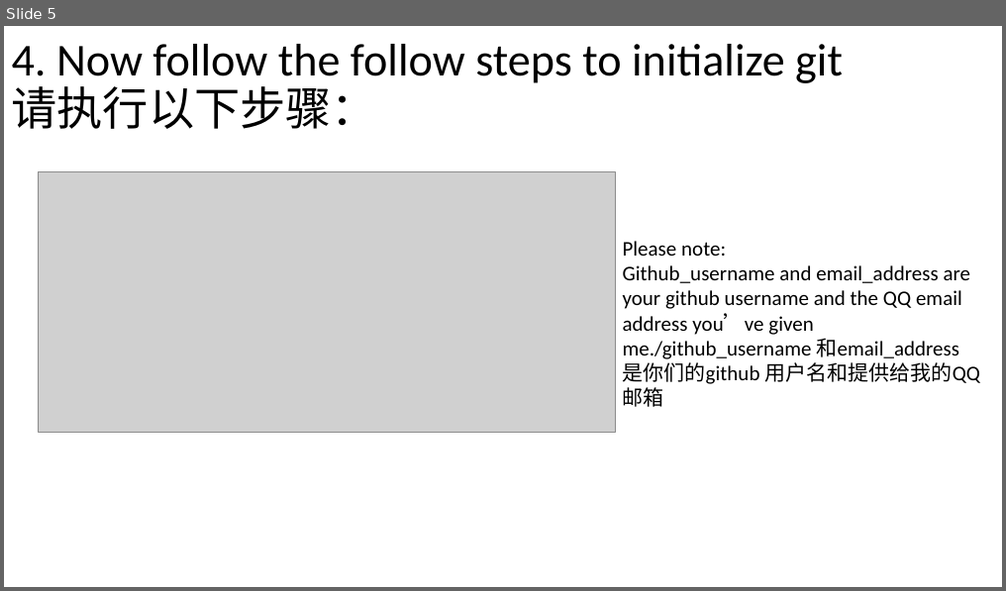
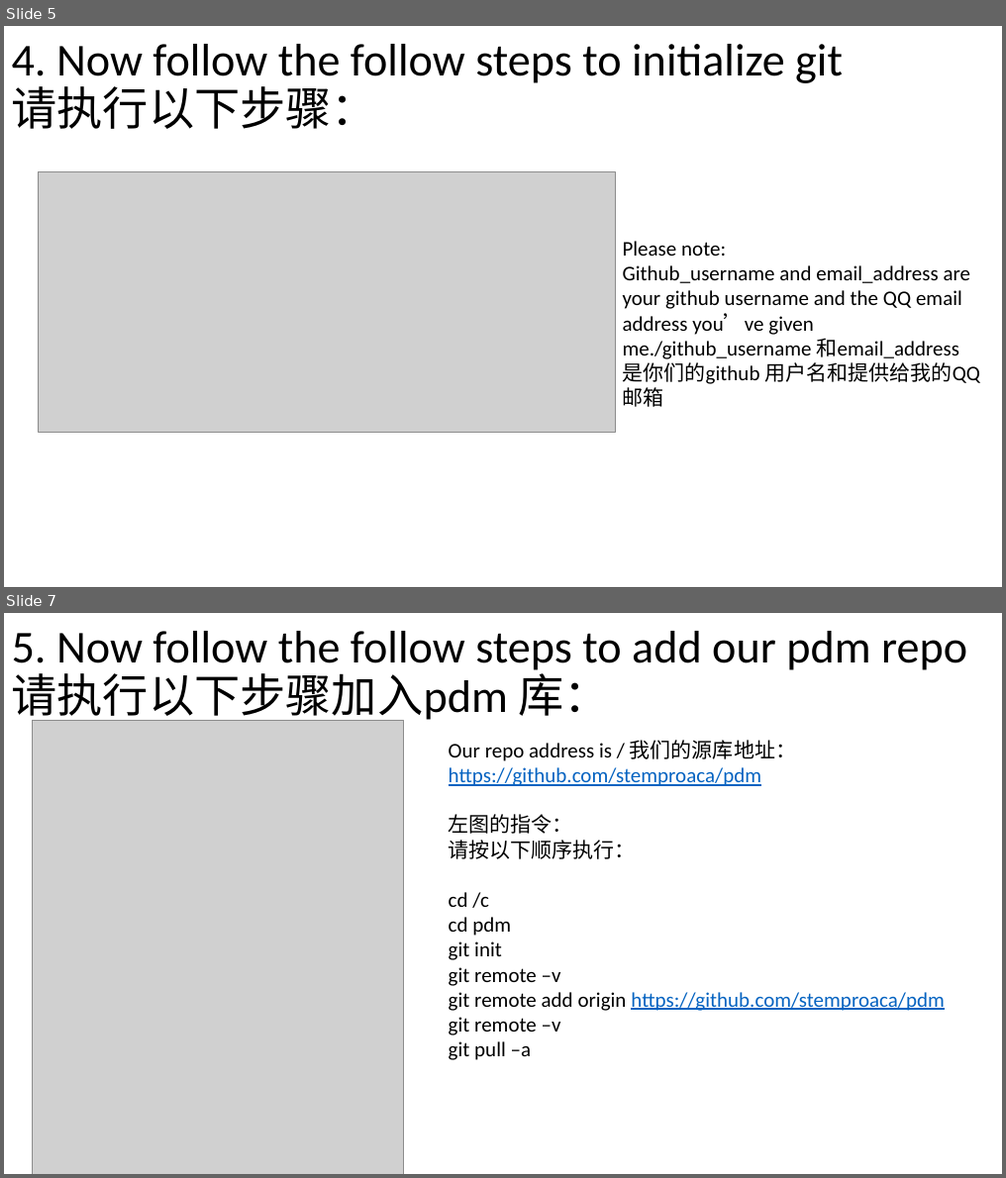
Before and after one commit to stemproaca/pdm, a slide deck: git_setup.pptx. Shown one above the other, each under a label of ours: slide 5 before the commit, slides 5 and 7 after it; the slides between them are not shown. The pictures are 1006x591 and 1006x1178 pixels, drawn with LibreOffice and Linux fonts; fonts in the diff are those of the drawing; grey boxes stand for pictures. Boxes give left, top, right and bottom in pixels: in the first picture for what was removed or moved away, otherwise in the second. Text is boxed around its words. In the diff, an @@ line names an element or a change of style, - is before the commit and + after.

Commit message:
git github status

```diff
--- a/git_setup.pptx
+++ b/git_setup.pptx
@@ slide 7 added at bbox=[4, 613, 1002, 1174], background #FFFFFF @@
@@ title added at bbox=[12, 631, 967, 724], 44 pt, text #000000 @@
+5. Now follow the follow steps to add our pdm repo
+请执行以下步骤加入pdm 库：
@@ picture added at bbox=[32, 720, 404, 1174] @@
@@ text added at bbox=[449, 740, 944, 1060], 20 pt, text #000000 @@
+Our repo address is / 我们的源库地址：
+https://github.com/stemproaca/pdm
+左图的指令：
+请按以下顺序执行：
+cd /c
+cd pdm
+git init
+git remote –v
+git remote add origin https://github.com/stemproaca/pdm
+git remote –v
+git pull –a
```
Also in this commit, not shown: 1 slide changed, 2 other files.
